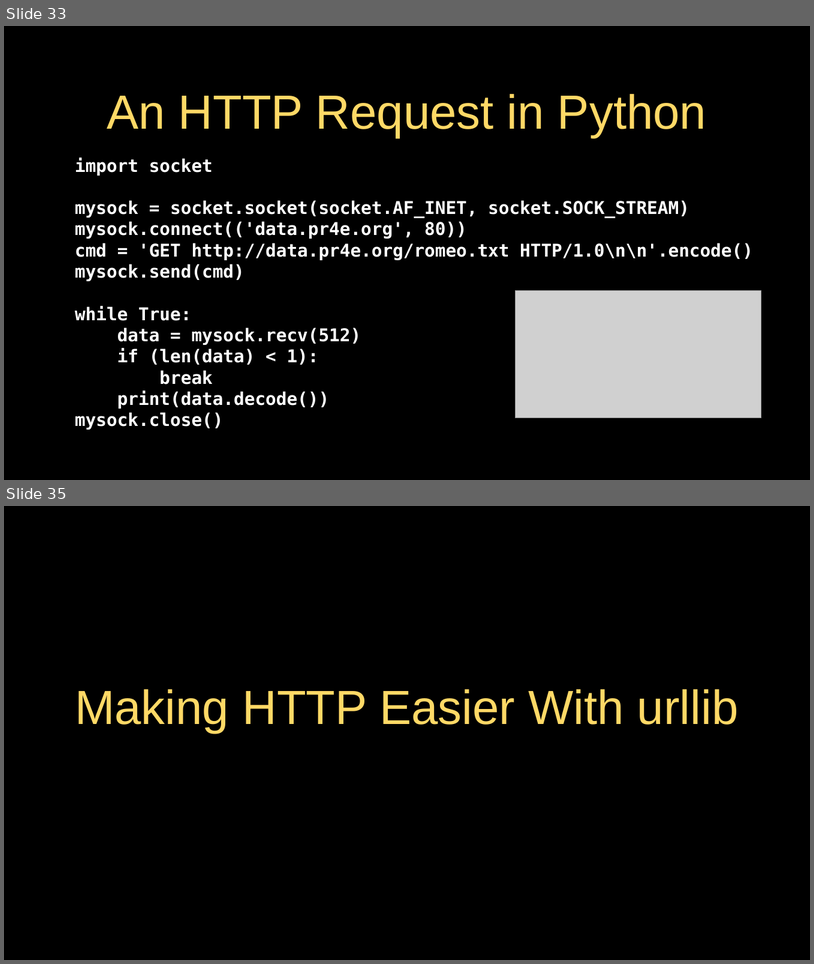
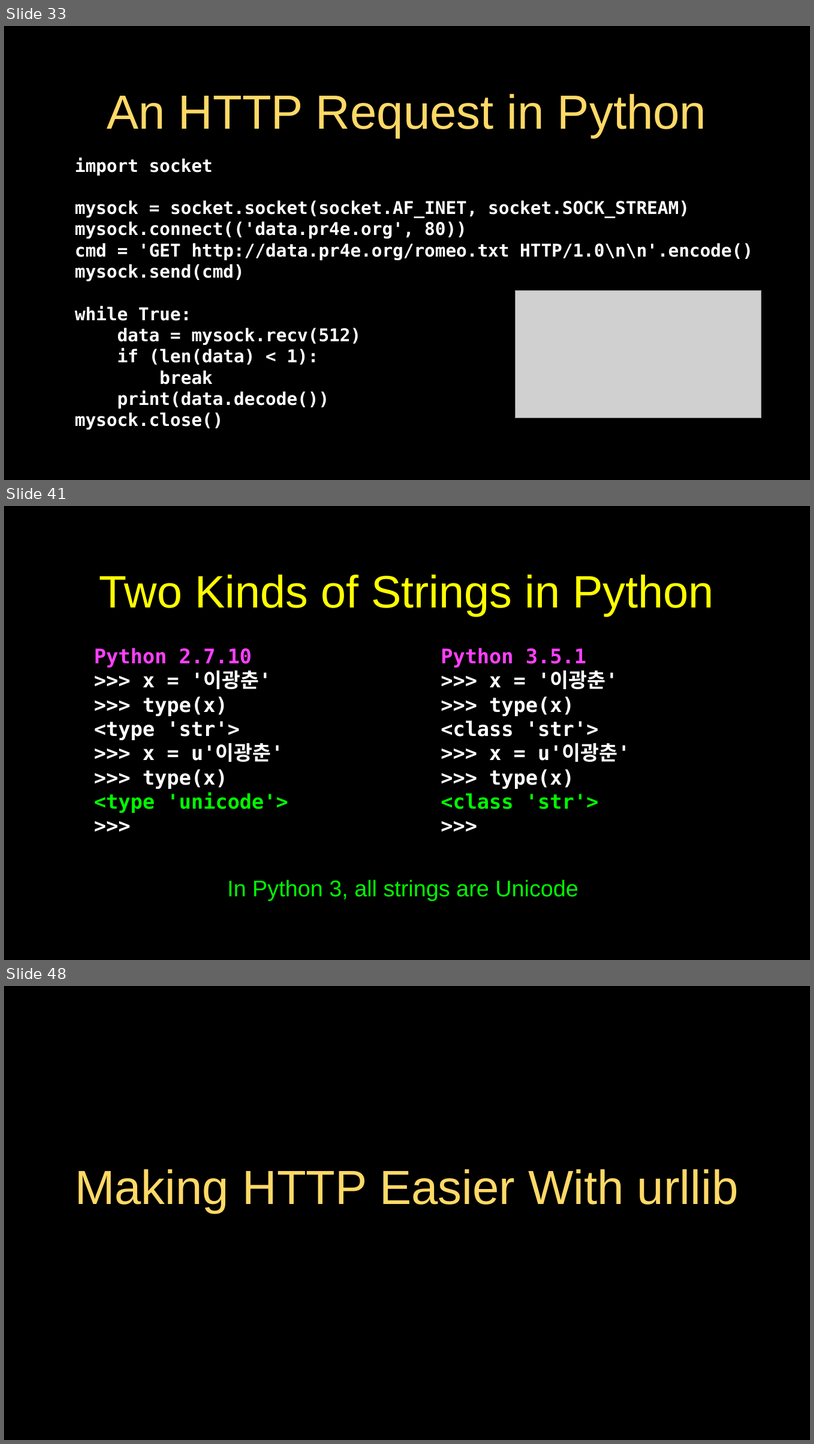
Before and after one commit to csev/py4e, a slide deck: lectures3/Pythonlearn-12-HTTP.pptx. Shown one above the other, each under a label of ours: slides 33 and 35 before the commit, slides 33, 41 and 48 after it; the slides between them are not shown. The pictures are 814x964 and 814x1444 pixels, drawn with LibreOffice and Linux fonts; fonts in the diff are those of the drawing; grey boxes stand for pictures. Boxes give left, top, right and bottom in pixels: in the first picture for what was removed or moved away, otherwise in the second. Text is boxed around its words. In the diff, an @@ line names an element or a change of style, - is before the commit and + after.

```diff
--- a/lectures3/Pythonlearn-12-HTTP.pptx
+++ b/lectures3/Pythonlearn-12-HTTP.pptx
@@ slide 41 added at box(4, 506, 810, 960), background #000000; not listed: 1 template element that a slide beside it also shows @@
@@ title added at box(99, 574, 714, 616), 72 pt, text #FFFF00 @@
+Two Kinds of Strings in Python
@@ text added at box(94, 648, 288, 813), 32 pt, text #FFFFFF, bold @@
+Python 2.7.10
+>>> x = '이광춘'
+>>> type(x)
+<type 'str'>
+>>> x = u'이광춘'
+>>> type(x)
+<type 'unicode'>
+>>>
@@ text added at box(441, 648, 630, 809), 32 pt, text #FFFFFF, bold @@
+Python 3.5.1
+>>> x = '이광춘'
+>>> type(x)
+<class 'str'>
+>>> x = u'이광춘'
+>>> type(x)
+<class 'str'>
+>>>
@@ text added at box(227, 879, 579, 900), 36 pt, text #00FA00 @@
+In Python 3, all strings are Unicode
@@ what was slide 35 is now slide 48 @@
```
Also in this commit, not shown: 5 slides changed, 12 other slides added, 5 other files.
